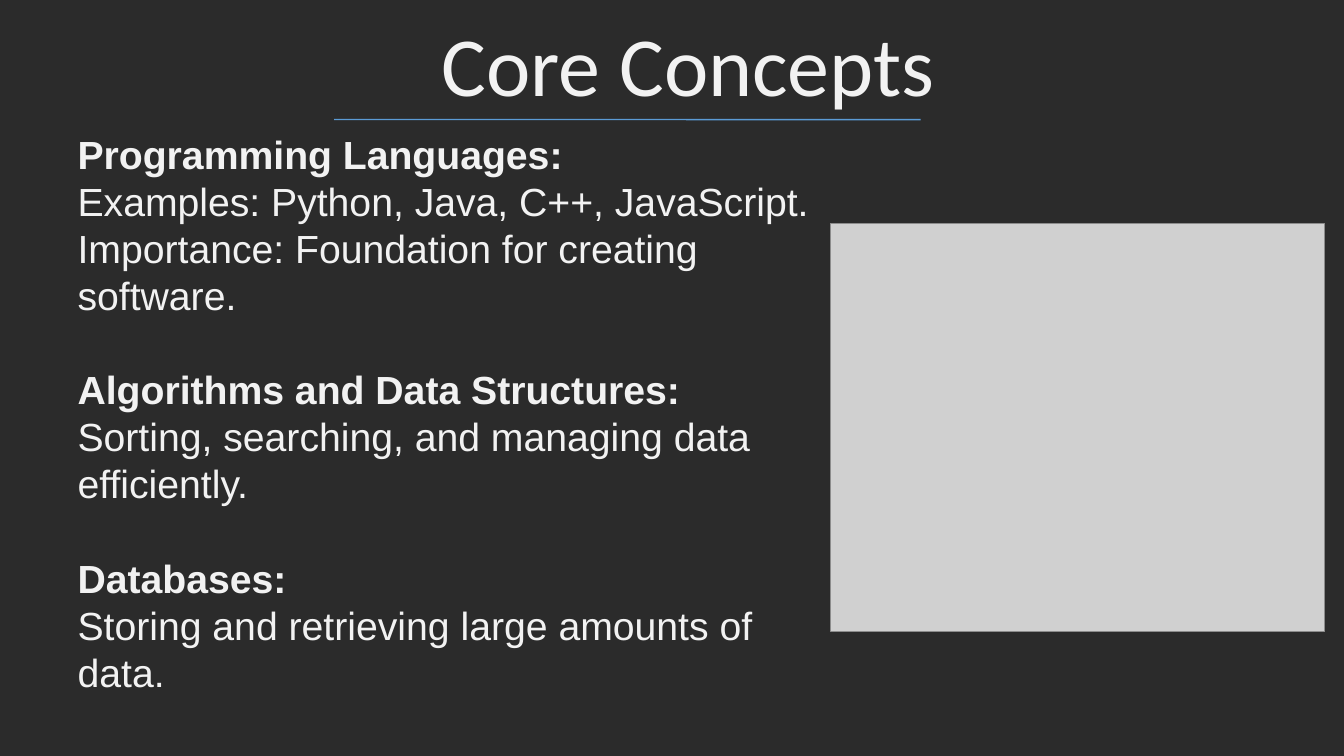
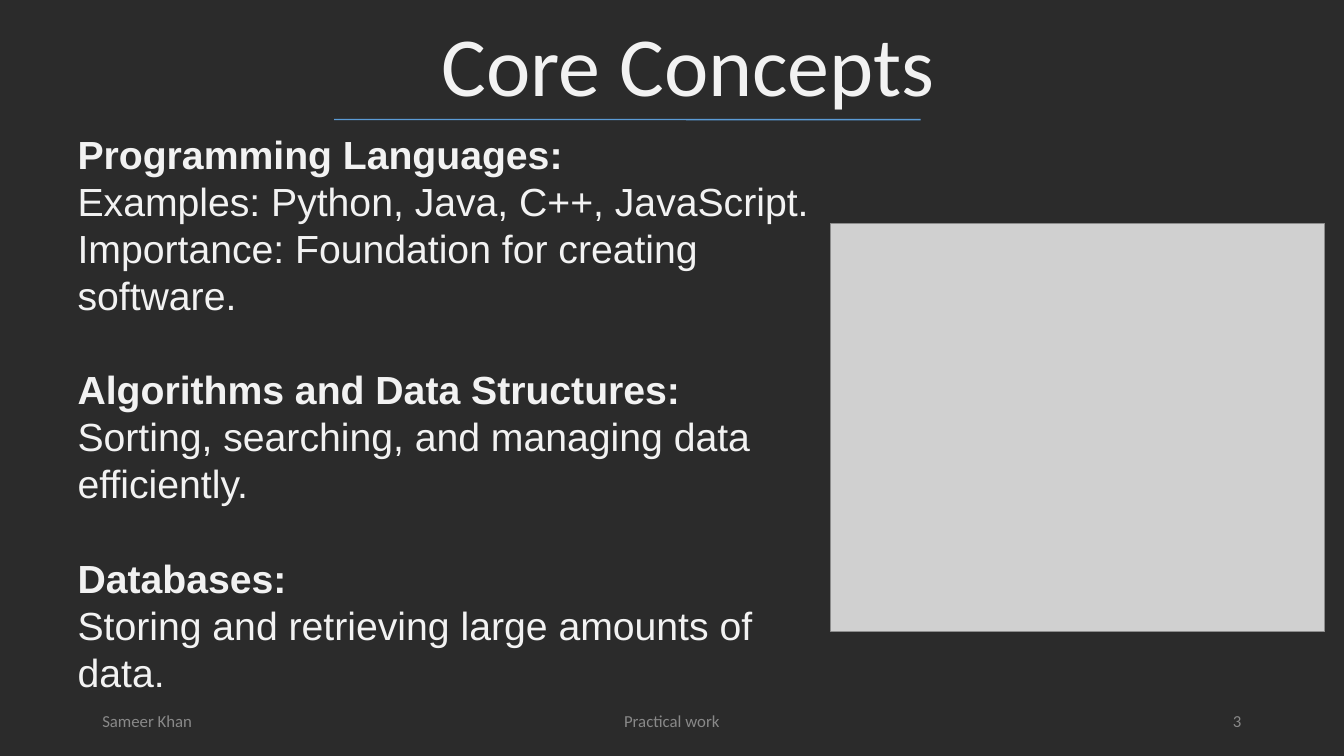
Before and after one commit to Sameerkhan9412/MCA-Lab1-Files, a slide deck: slide 3 of week 2/04 Intoduction To Computer Science.ppt. Drawn at 1344x756 pixels with LibreOffice and Linux fonts; fonts in the diff are those of the drawing; grey boxes stand for pictures; background and template pictures are left out; a plain dark background stands for a picture behind light text. Boxes give left, top, right and bottom in pixels: in the first picture for what was removed or moved away, otherwise in the second. Text is boxed around its words. In the diff, an @@ line names an element or a change of style, - is before the commit and + after.

```diff
--- a/week 2/04 Intoduction To Computer Science.ppt
+++ b/week 2/04 Intoduction To Computer Science.ppt
@@ text added at (102, 715, 192, 727), 12 pt, text #898989 @@
+Sameer Khan
@@ text added at (624, 715, 719, 727), 12 pt, text #898989 @@
+Practical work
@@ page number added at (1233, 716, 1241, 727), 12 pt, text #898989 @@
+3
```
Also in this commit, not shown: 4 other slides changed.
